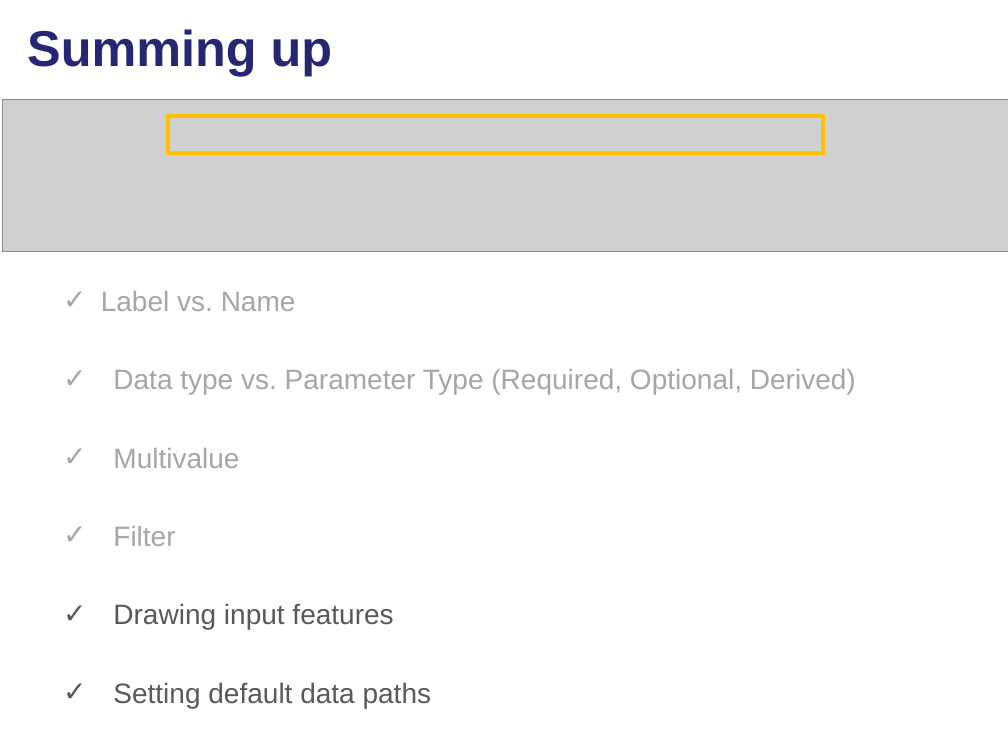
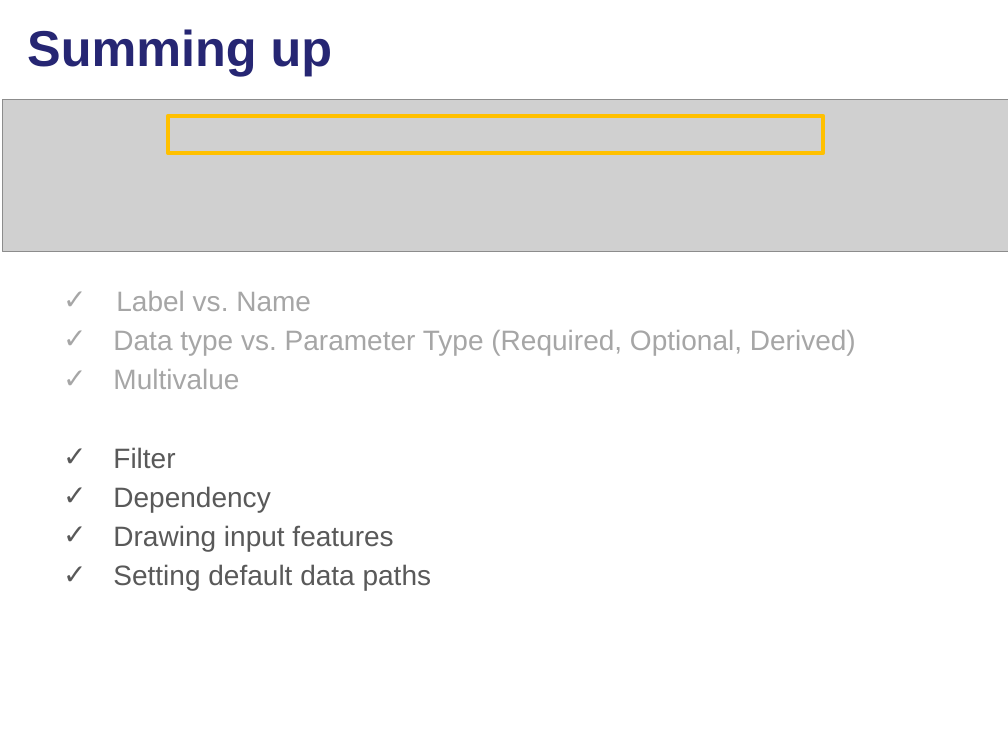
Before and after one commit to lgtateos/gis540, a slide deck: slide 41 of slides/scriptToolParameters.pptx (slide 58 before the commit). Drawn at 1008x756 pixels with LibreOffice and Linux fonts; fonts in the diff are those of the drawing; grey boxes stand for pictures. Boxes give left, top, right and bottom in pixels: in the first picture for what was removed or moved away, otherwise in the second. Text is boxed around its words. In the diff, an @@ line names an element or a change of style, - is before the commit and + after.

```diff
--- a/slides/scriptToolParameters.pptx
+++ b/slides/scriptToolParameters.pptx
@@ text at [113,447,175,469]: text colour #A6A6A6 to #595959 in "Filter" @@
@@ text at [113,486,270,512]: paragraph added @@
+  ✓ Dependency
```
Also in this commit, not shown: 9 other slides changed, 6 slides added, 2 slides removed.
